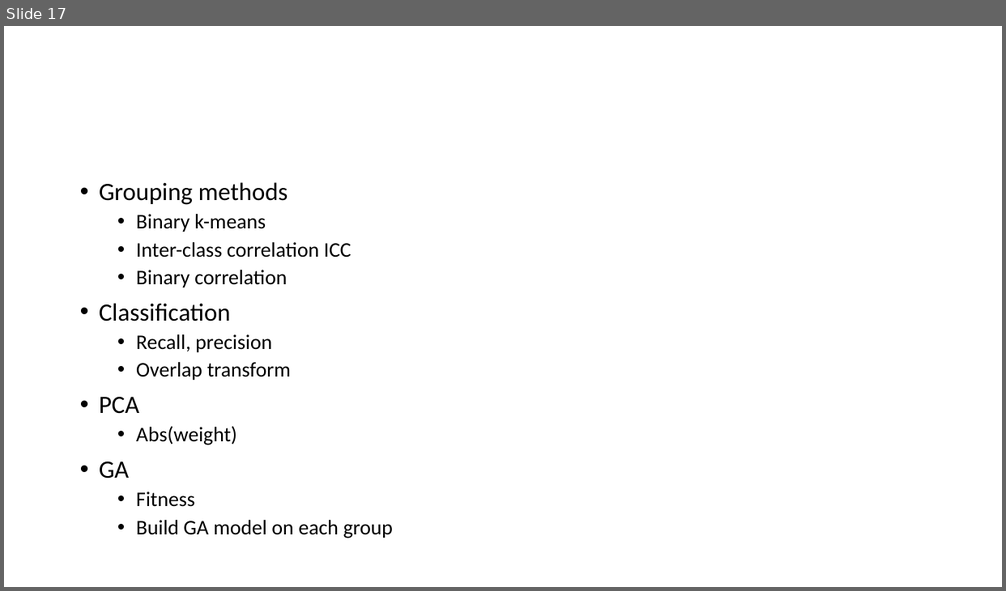
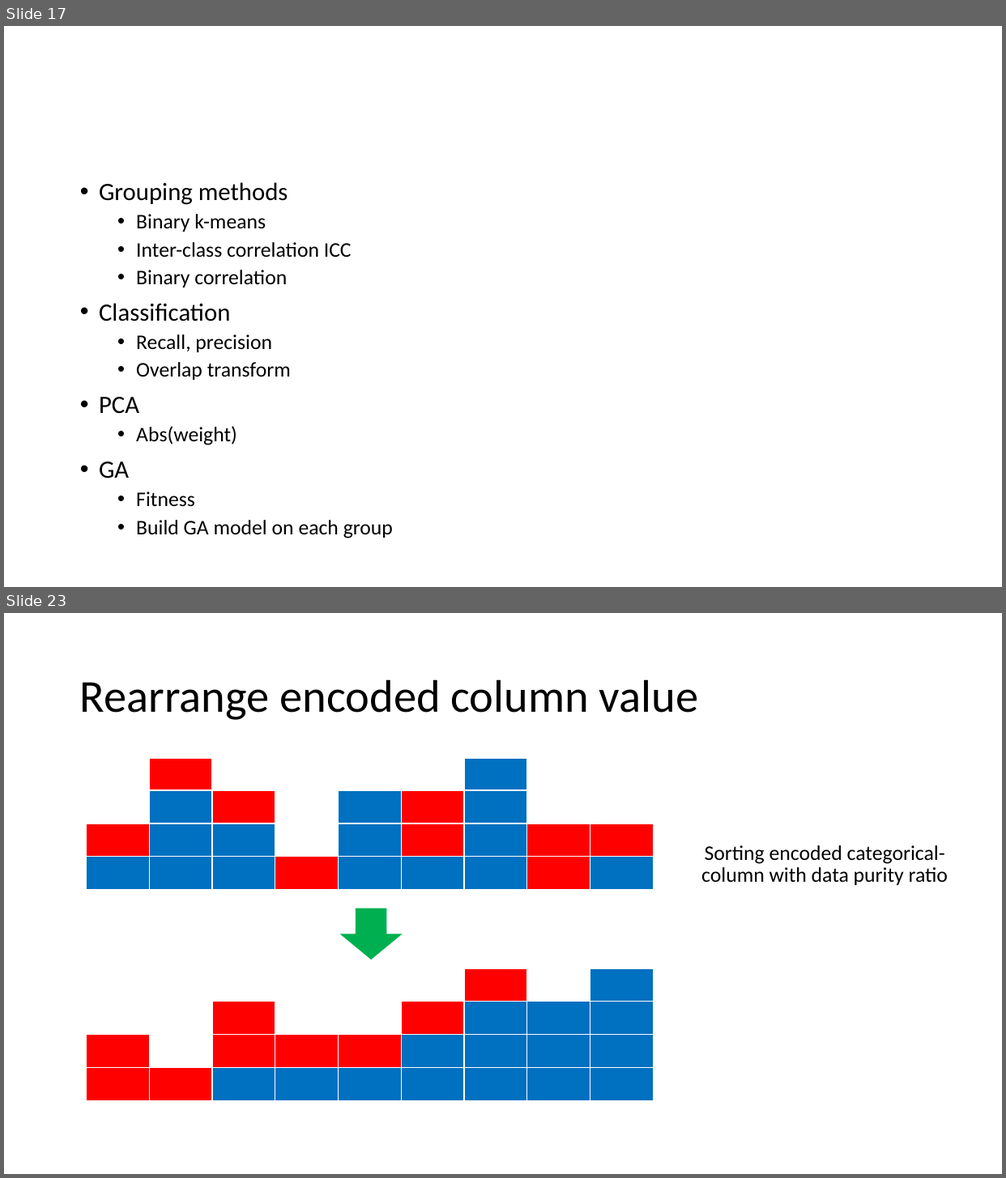
Before and after one commit to R64825/NTUIIE-Research, a slide deck: 2022-09 meeting.pptx. Shown one above the other, each under a label of ours: slide 17 before the commit, slides 17 and 23 after it; the slides between them are not shown. The pictures are 1006x591 and 1006x1178 pixels, drawn with LibreOffice and Linux fonts; fonts in the diff are those of the drawing. Boxes give left, top, right and bottom in pixels: in the first picture for what was removed or moved away, otherwise in the second. Text is boxed around its words. In the diff, an @@ line names an element or a change of style, - is before the commit and + after.

```diff
--- a/2022-09 meeting.pptx
+++ b/2022-09 meeting.pptx
@@ slide 23 added at (4, 613, 1002, 1174), background #FFFFFF @@
@@ title added at (80, 679, 698, 720), 44 pt, text #000000 @@
+Rearrange encoded column value
@@ table added at (87, 724, 715, 890), 5 rows, 10 columns @@
+ |  |  |  |  |  |  |  |  | 
+ |  |  |  |  |  |  |  |  | 
+ |  |  |  |  |  |  |  |  | 
+ |  |  |  |  |  |  |  |  | 
+ |  |  |  |  |  |  |  |  | 
@@ text added at (701, 845, 948, 885), 20 pt, text #000000 @@
+Sorting encoded categorical-column with data purity ratio
@@ down arrow added at (340, 909, 403, 960), fill #00B050 @@
@@ table added at (87, 935, 715, 1101), 5 rows, 10 columns @@
+ |  |  |  |  |  |  |  |  | 
+ |  |  |  |  |  |  |  |  | 
+ |  |  |  |  |  |  |  |  | 
+ |  |  |  |  |  |  |  |  | 
+ |  |  |  |  |  |  |  |  | 
```
Also in this commit, not shown: 5 other slides added.
